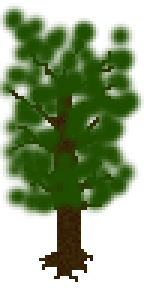
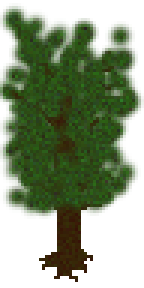
Before/after of a 144×288 layered artwork. What changed in the layer stack:
painted on "Layer #1" over left=0, top=6, right=141, bottom=216
added layer "Layer #2" above "Background" over left=0, top=15, right=138, bottom=210
